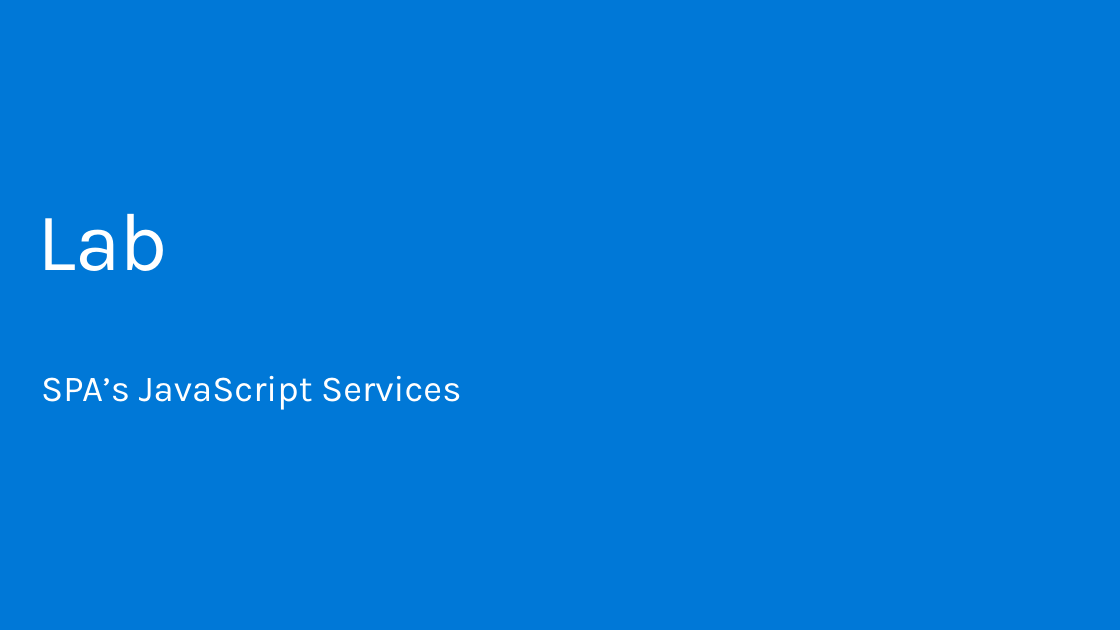
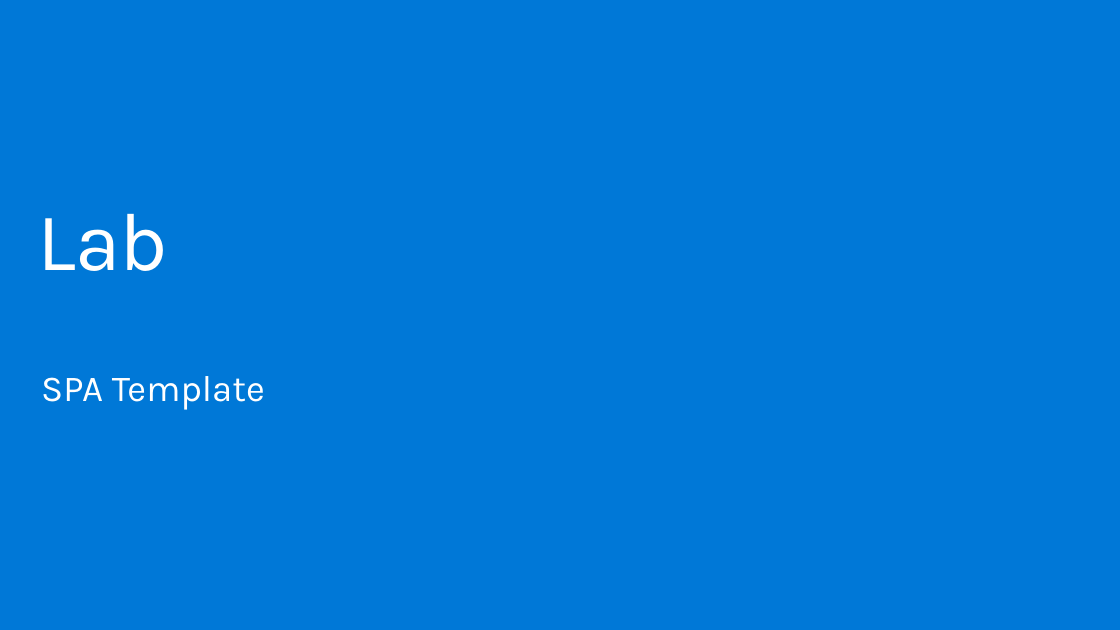
Before and after one commit to dotnet-presentations/dotnetcore-workshop, a slide deck: slide 22 of 2-Web-Dev/netcore-workshop-webdev.pptx (slide 23 before the commit). Drawn at 1120x630 pixels with LibreOffice and Linux fonts; fonts in the diff are those of the drawing; background and template pictures are left out. Boxes give left, top, right and bottom in pixels: in the first picture for what was removed or moved away, otherwise in the second. Text is boxed around its words. In the diff, an @@ line names an element or a change of style, - is before the commit and + after.

```diff
--- a/2-Web-Dev/netcore-workshop-webdev.pptx
+++ b/2-Web-Dev/netcore-workshop-webdev.pptx
@@ text at box(41, 376, 265, 410): text changed @@
-SPA’s JavaScript Services
+SPA Template
```
Also in this commit, not shown: 3 other slides changed, 1 slide added, 2 slides removed.
